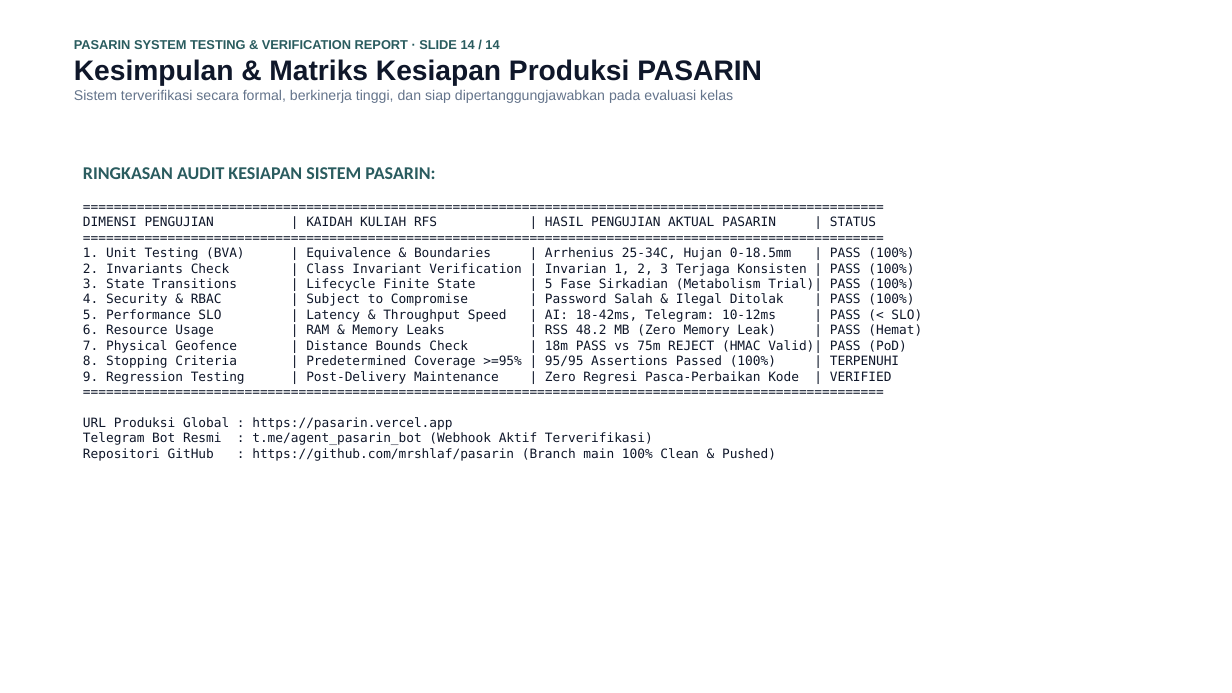
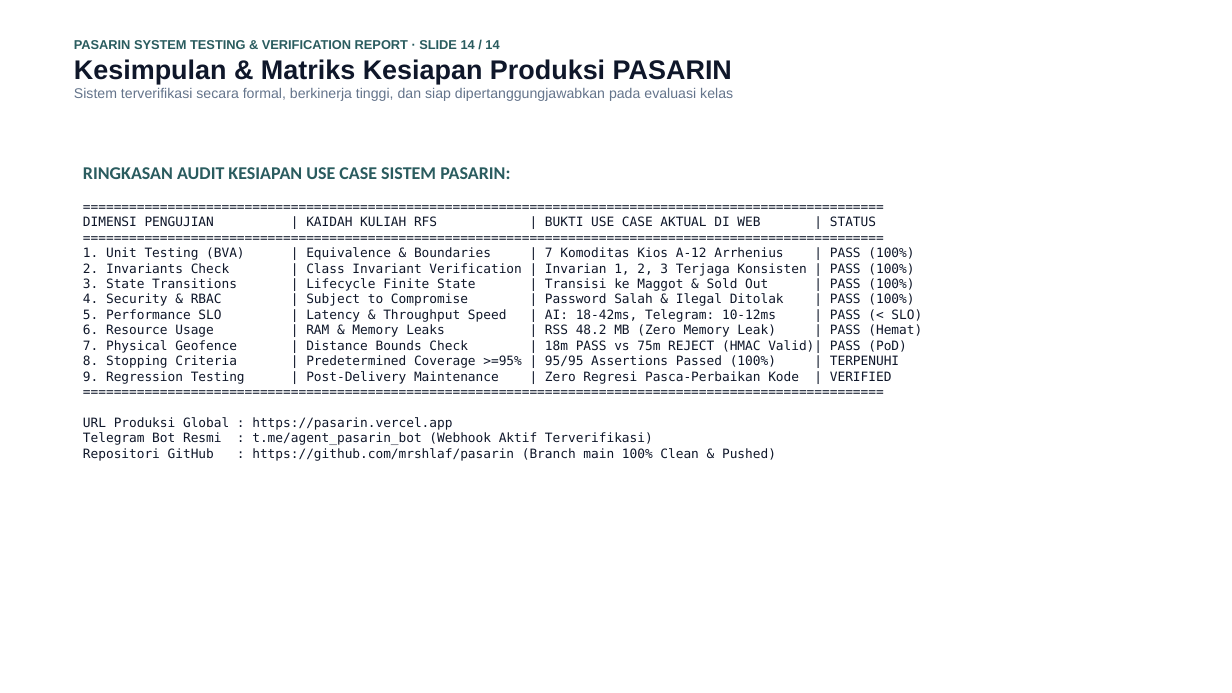
Before and after one commit to mrshlaf/pasarin, a slide deck: slide 14 of LAPORAN_PENGUJIAN_DAN_VERIFIKASI_SISTEM_PASARIN.pptx. Drawn at 1232x693 pixels with LibreOffice and Linux fonts; fonts in the diff are those of the drawing. Boxes give left, top, right and bottom in pixels: in the first picture for what was removed or moved away, otherwise in the second. Text is boxed around its words. In the diff, an @@ line names an element or a change of style, - is before the commit and + after.

Commit message:
docs(presentation): update PPTX and PDF with real web use-case screenshots across all roles

```diff
--- a/LAPORAN_PENGUJIAN_DAN_VERIFIKASI_SISTEM_PASARIN.pptx
+++ b/LAPORAN_PENGUJIAN_DAN_VERIFIKASI_SISTEM_PASARIN.pptx
@@ text at (74, 59, 732, 84): size 22 to 21 pt in "Kesimpulan & Matriks Kesiapan Produksi PASARIN" @@
@@ text at (83, 167, 922, 461): text changed @@
-RINGKASAN AUDIT KESIAPAN SISTEM PASARIN:
-========================================================================================================
-DIMENSI PENGUJIAN | KAIDAH KULIAH RFS | HASIL PENGUJIAN AKTUAL PASARIN | STATUS
-========================================================================================================
-1. Unit Testing (BVA) | Equivalence & Boundaries | Arrhenius 25-34C, Hujan 0-18.5mm | PASS (100%)
-2. Invariants Check | Class Invariant Verification | Invarian 1, 2, 3 Terjaga Konsisten | PASS (100%)
-3. State Transitions | Lifecycle Finite State | 5 Fase Sirkadian (Metabolism Trial)| PASS (100%)
-4. Security & RBAC | Subject to Compromise | Password Salah & Ilegal Ditolak | PASS (100%)
-5. Performance SLO | Latency & Throughput Speed | AI: 18-42ms, Telegram: 10-12ms | PASS (< SLO)
-6. Resource Usage | RAM & Memory Leaks | RSS 48.2 MB (Zero Memory Leak) | PASS (Hemat)
-7. Physical Geofence | Distance Bounds Check | 18m PASS vs 75m REJECT (HMAC Valid)| PASS (PoD)
-8. Stopping Criteria | Predetermined Coverage >=95% | 95/95 Assertions Passed (100%) | TERPENUHI
-9. Regression Testing | Post-Delivery Maintenance | Zero Regresi Pasca-Perbaikan Kode | VERIFIED
-========================================================================================================
-URL Produksi Global : https://pasarin.vercel.app
-Telegram Bot Resmi : t.me/agent_pasarin_bot (Webhook Aktif Terverifikasi)
-Repositori GitHub : https://github.com/mrshlaf/pasarin (Branch main 100% Clean & Pushed)
+RINGKASAN AUDIT KESIAPAN USE CASE SISTEM PASARIN:
+========================================================================================================
+DIMENSI PENGUJIAN | KAIDAH KULIAH RFS | BUKTI USE CASE AKTUAL DI WEB | STATUS
+========================================================================================================
+1. Unit Testing (BVA) | Equivalence & Boundaries | 7 Komoditas Kios A-12 Arrhenius | PASS (100%)
+2. Invariants Check | Class Invariant Verification | Invarian 1, 2, 3 Terjaga Konsisten | PASS (100%)
+3. State Transitions | Lifecycle Finite State | Transisi ke Maggot & Sold Out | PASS (100%)
+4. Security & RBAC | Subject to Compromise | Password Salah & Ilegal Ditolak | PASS (100%)
+5. Performance SLO | Latency & Throughput Speed | AI: 18-42ms, Telegram: 10-12ms | PASS (< SLO)
+6. Resource Usage | RAM & Memory Leaks | RSS 48.2 MB (Zero Memory Leak) | PASS (Hemat)
+7. Physical Geofence | Distance Bounds Check | 18m PASS vs 75m REJECT (HMAC Valid)| PASS (PoD)
+8. Stopping Criteria | Predetermined Coverage >=95% | 95/95 Assertions Passed (100%) | TERPENUHI
+9. Regression Testing | Post-Delivery Maintenance | Zero Regresi Pasca-Perbaikan Kode | VERIFIED
+========================================================================================================
+URL Produksi Global : https://pasarin.vercel.app
+Telegram Bot Resmi : t.me/agent_pasarin_bot (Webhook Aktif Terverifikasi)
+Repositori GitHub : https://github.com/mrshlaf/pasarin (Branch main 100% Clean & Pushed)
```
Also in this commit, not shown: 10 other slides changed, 3 slides added, 3 slides removed, 15 other files.
